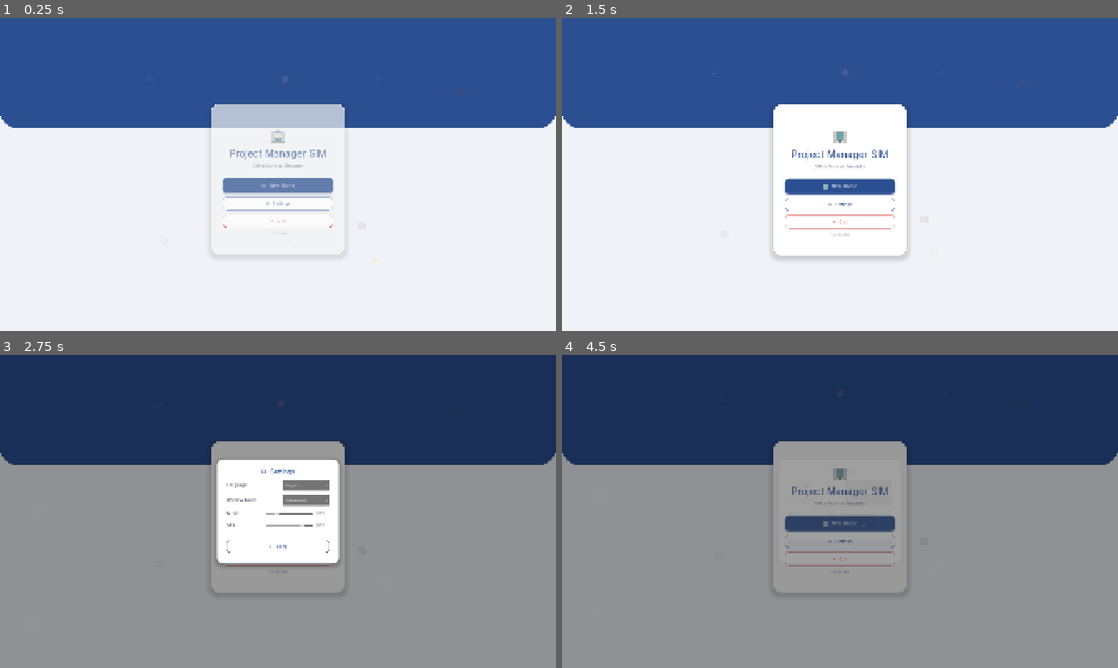
Above: before the commit, frames 1-4 (two rows, left to right).
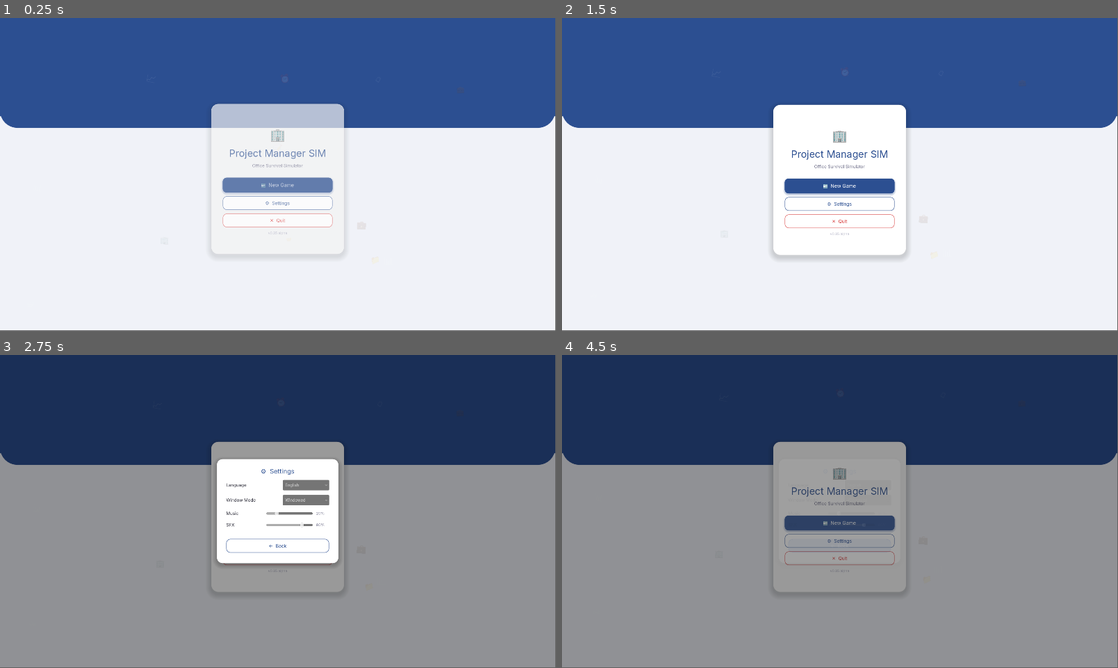
Above: after the commit, the same moments.

Repository: Esca69/project-manager-sim
Game: Godot game, scene res://Scenes/main_menu.tscn
Same seed, same stepped clock (60 frames per second), same inputs: the game is played once before the commit and once after it. Sound files missing from this copy of the repository are replaced by a short silence.
Inputs:
- Up to frame 1 (0.25 s): no input
- Up to frame 2 (1.5 s): click "🆕 New Game" at 0.5 s; click "🆕 New Game" at 1.25 s
- Up to frame 3 (2.75 s): click "⚙ Settings" at 2 s
- Up to frame 4 (4.5 s): click "English" at 2.75 s; click "Windowed" at 3.5 s; click "← Back" at 4.25 s
In our replay, the window is 800x450 before the commit and 799x449 after it. These sizes can differ from the game's own. Grey fills any space a smaller window leaves; there, only what the larger window draws over its background counts as a difference.

The runs differ from the first frame. In frame 1, 0.9% of the frame differs, in the area x 0-100%, y 0-76%; in frame 2, 1.3%; in frame 3, 1.2%; in frame 4, 1.0%.

Commit message:
Fix fullscreen black bars and simplify window mode to 2 options
Co-authored-by: Esca69 <259692183+Esca69@users.noreply.github.com>
Agent-Logs-Url: https://github.com/Esca69/project-manager-sim/sessions/7a8e5f50-02c5-43a5-b094-d715c0363a18

Diff:
--- a/Scripts/main_menu.gd
+++ b/Scripts/main_menu.gd
@@ -436,7 +436,6 @@
 	_window_option = OptionButton.new()
 	_window_option.add_item(tr("WINDOW_MODE_WINDOWED"), 0)
 	_window_option.add_item(tr("WINDOW_MODE_FULLSCREEN"), 1)
-	_window_option.add_item(tr("WINDOW_MODE_BORDERLESS"), 2)
 	_window_option.custom_minimum_size = Vector2(160, 36)
 	_window_option.add_theme_font_size_override("font_size", 14)
 	if UITheme:
@@ -445,15 +444,10 @@
 
 	# Выбираем текущий режим окна
 	var current_mode = DisplayServer.window_get_mode()
-	match current_mode:
-		DisplayServer.WINDOW_MODE_WINDOWED:
-			_window_option.select(0)
-		DisplayServer.WINDOW_MODE_FULLSCREEN:
-			_window_option.select(1)
-		DisplayServer.WINDOW_MODE_EXCLUSIVE_FULLSCREEN:
-			_window_option.select(2)
-		_:
-			_window_option.select(1)
+	if current_mode == DisplayServer.WINDOW_MODE_WINDOWED:
+		_window_option.select(0)
+	else:
+		_window_option.select(1)
 
 	win_hbox.add_child(_window_option)
 	vbox.add_child(win_hbox)
@@ -602,8 +596,6 @@
 			var win_size = DisplayServer.window_get_size()
 			DisplayServer.window_set_position(Vector2i((screen_size.x - win_size.x) / 2, (screen_size.y - win_size.y) / 2))
 		1:
-			DisplayServer.window_set_mode(DisplayServer.WINDOW_MODE_EXCLUSIVE_FULLSCREEN)
-		2:
 			DisplayServer.window_set_mode(DisplayServer.WINDOW_MODE_FULLSCREEN)
 
 # === НАСТРОЙКИ: ЗВУК ===
@@ -728,6 +720,8 @@
 
 	# Режим окна
 	var win_mode = int(data.get("window_mode", 1))
+	if win_mode > 1:
+		win_mode = 1  # Migrate any legacy/invalid window mode value to fullscreen
 	_apply_window_mode(win_mode)
 
 # ============================================================
--- a/Scripts/pause_menu.gd
+++ b/Scripts/pause_menu.gd
@@ -250,7 +250,6 @@
 	_window_option = OptionButton.new()
 	_window_option.add_item(tr("WINDOW_MODE_WINDOWED"), 0)
 	_window_option.add_item(tr("WINDOW_MODE_FULLSCREEN"), 1)
-	_window_option.add_item(tr("WINDOW_MODE_BORDERLESS"), 2)
 	_window_option.custom_minimum_size = Vector2(160, 36)
 	_window_option.add_theme_font_size_override("font_size", 14)
 	if UITheme:
@@ -258,16 +257,10 @@
 	# Sync with current window mode before connecting the signal.
 	# OptionButton.select() does not emit item_selected, so this is safe.
 	var _cur_mode = DisplayServer.window_get_mode()
-	match _cur_mode:
-		DisplayServer.WINDOW_MODE_WINDOWED:
-			_window_option.select(0)
-		DisplayServer.WINDOW_MODE_EXCLUSIVE_FULLSCREEN:
-			_window_option.select(1)
-		DisplayServer.WINDOW_MODE_FULLSCREEN:
-			_window_option.select(2)
-		_:
-			# Default to fullscreen (index 1) for any other/unknown mode
-			_window_option.select(1)
+	if _cur_mode == DisplayServer.WINDOW_MODE_WINDOWED:
+		_window_option.select(0)
+	else:
+		_window_option.select(1)
 	_window_option.item_selected.connect(_on_window_mode_changed)
 	win_hbox.add_child(_window_option)
 	vbox.add_child(win_hbox)
@@ -378,16 +371,10 @@
 	# Синхронизируем режим окна с текущим состоянием
 	if _window_option:
 		var current_mode = DisplayServer.window_get_mode()
-		match current_mode:
-			DisplayServer.WINDOW_MODE_WINDOWED:
-				_window_option.select(0)
-			DisplayServer.WINDOW_MODE_EXCLUSIVE_FULLSCREEN:
-				_window_option.select(1)
-			DisplayServer.WINDOW_MODE_FULLSCREEN:
-				_window_option.select(2)
-			_:
-				# Default to fullscreen (index 1) for any other/unknown mode
-				_window_option.select(1)
+		if current_mode == DisplayServer.WINDOW_MODE_WINDOWED:
+			_window_option.select(0)
+		else:
+			_window_option.select(1)
 
 func _close_settings():
 	_settings_open = false
@@ -419,7 +406,5 @@
 			var win_size = DisplayServer.window_get_size()
 			DisplayServer.window_set_position(Vector2i((screen_size.x - win_size.x) / 2, (screen_size.y - win_size.y) / 2))
 		1:
-			DisplayServer.window_set_mode(DisplayServer.WINDOW_MODE_EXCLUSIVE_FULLSCREEN)
-		2:
 			DisplayServer.window_set_mode(DisplayServer.WINDOW_MODE_FULLSCREEN)
 	_save_settings()
--- a/project.godot
+++ b/project.godot
@@ -42,8 +42,6 @@
 window/size/viewport_width=1920
 window/size/viewport_height=1080
 window/size/mode=3
-window/stretch/mode="canvas_items"
-window/stretch/aspect="keep"
 
 [input]
 
